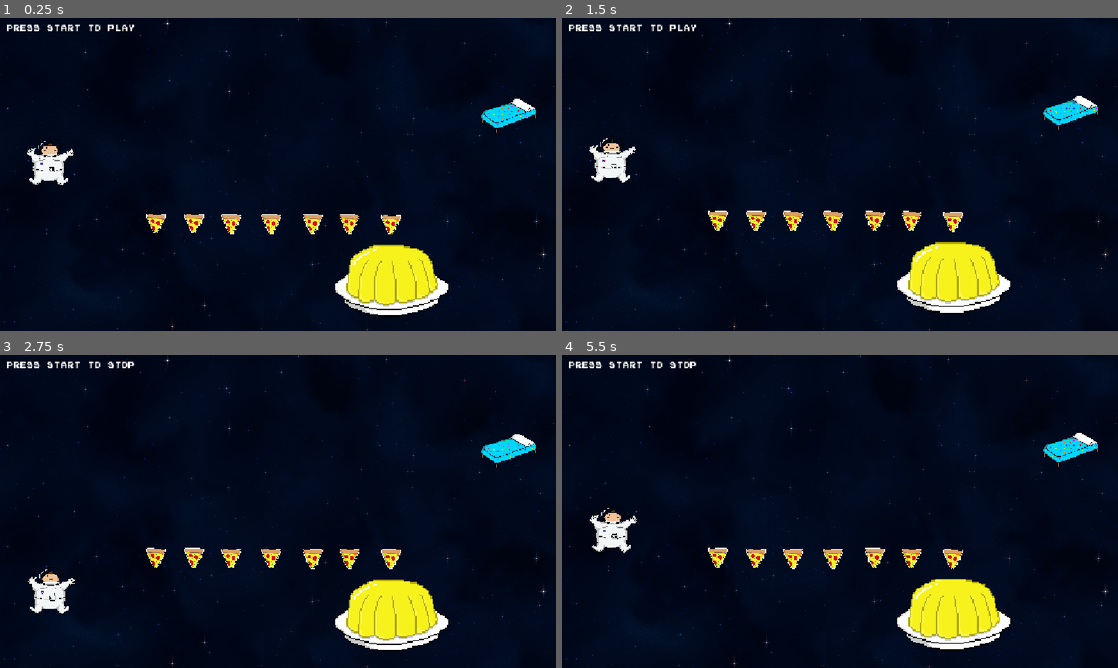
Above: before the commit, frames 1-4 (two rows, left to right).
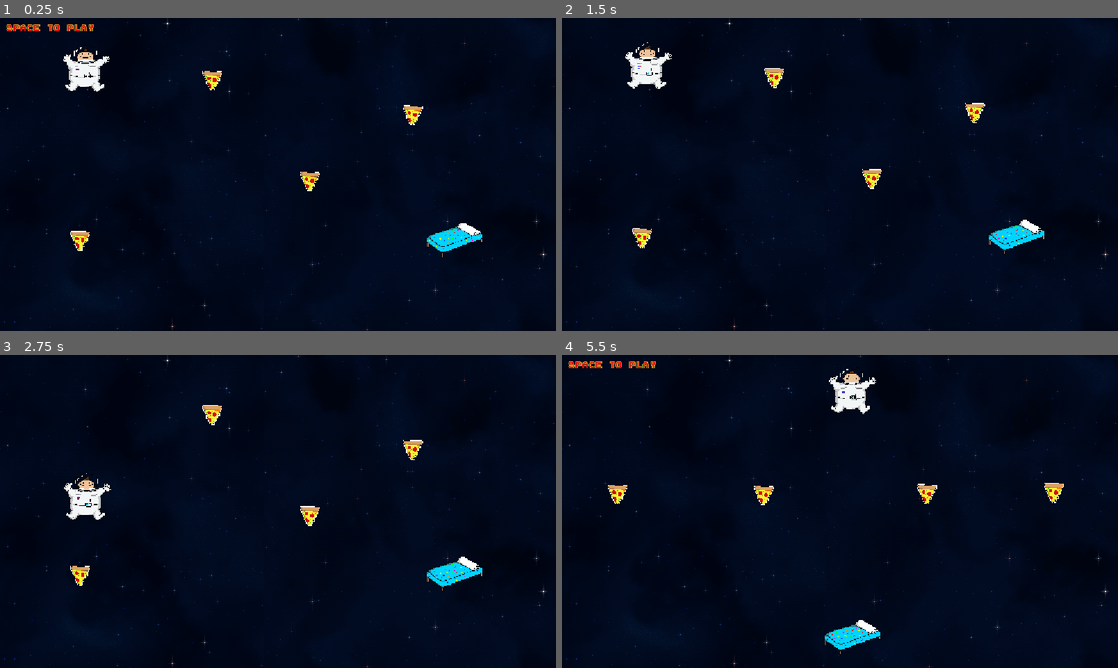
Above: after the commit, the same moments.

Repository: ivaivaiva1/desenhar_fofo
Game: Godot game, scene res://Scenes/level_manager.tscn
Same seed, same stepped clock (60 frames per second), same inputs: the game is played once before the commit and once after it.
Inputs (mouse positions are in pixels of both pictures, inside the frame that each line leads up to):
- Up to frame 1 (0.25 s): no input
- Up to frame 2 (1.5 s): tap Enter at 0.5, 1.25 s; move the mouse to (962, 158) at 0.52 s; tap Space (ui_accept) at 0.6, 0.77, 1.07, 1.35 s; click (962, 158) at 0.67 s; move the mouse to (728, 190) at 1.27 s; click (728, 190) at 1.42 s
- Up to frame 3 (2.75 s): tap Space (ui_accept) at 1.52, 1.82, 2.1 s; tap Enter at 2 s; move the mouse to (333, 442) at 2.02 s; click (333, 442) at 2.17 s
- Up to frame 4 (5.5 s): tap Enter at 2.75, 3.5, 4.25 s; move the mouse to (812, 574) at 2.77 s; tap Space (ui_accept) at 2.85, 3.02, 3.32, 3.6, 3.77, 4.07, 4.35, 4.52, 4.82, 5.1 s; click (812, 574) at 2.92 s; move the mouse to (1006, 558) at 3.52 s; click (1006, 558) at 3.67 s; tap P (ui_cancel, bound only after the commit) at 4.15 s; move the mouse to (673, 464) at 4.27 s; click (673, 464) at 4.42 s; move the mouse to (867, 511) at 5.02 s; click (867, 511) at 5.17 s

The runs differ from the first frame. In frame 1, 8.0% of the frame differs, in the area x 1-97%, y 2-96%; in frame 2, 7.9%; in frame 3, 7.9%; in frame 4, 8.0%.

Commit message:
new levels

Diff:
--- /dev/null
+++ b/Levels/Space/level05_space.tscn
@@ -0,0 +1,42 @@
+[gd_scene format=3 uid="uid://cwklkwojkhhad"]
+
+[ext_resource type="Script" uid="uid://bwk6yq56faubf" path="res://Scripts/LevelLoop/level.gd" id="1_xykxb"]
+[ext_resource type="PackedScene" uid="uid://hv0uyenq7lw7" path="res://Scenes/player_spawner.tscn" id="2_1jpvs"]
+[ext_resource type="Script" uid="uid://db02f8x44ql7e" path="res://Scripts/collectables_controller.gd" id="3_m6pc2"]
+[ext_resource type="PackedScene" uid="uid://m64lbytajtml" path="res://Scenes/cama.tscn" id="4_m615f"]
+[ext_resource type="PackedScene" uid="uid://cumvxyqe4xg4r" path="res://Scenes/collectable.tscn" id="5_wcbfp"]
+[ext_resource type="PackedScene" uid="uid://c8rqtnxypgm2q" path="res://Scenes/Entitys/pudim.tscn" id="6_kyxaq"]
+
+[node name="level05_space" type="Node2D" unique_id=1864007018]
+script = ExtResource("1_xykxb")
+
+[node name="player_spawner" parent="." unique_id=1071021330 instance=ExtResource("2_1jpvs")]
+unique_name_in_owner = true
+position = Vector2(287, 338)
+
+[node name="collectables_controller" type="Node2D" parent="." unique_id=710388454]
+unique_name_in_owner = true
+script = ExtResource("3_m6pc2")
+
+[node name="cama" parent="collectables_controller" unique_id=1009130463 instance=ExtResource("4_m615f")]
+position = Vector2(618, 559)
+
+[node name="collectable2" parent="collectables_controller" unique_id=1802923368 instance=ExtResource("5_wcbfp")]
+position = Vector2(614, 427.00003)
+
+[node name="collectable4" parent="collectables_controller" unique_id=1727619341 instance=ExtResource("5_wcbfp")]
+position = Vector2(454.00006, 97.00003)
+
+[node name="collectable5" parent="collectables_controller" unique_id=103340533 instance=ExtResource("5_wcbfp")]
+position = Vector2(618.00006, 44.00003)
+
+[node name="collectable6" parent="collectables_controller" unique_id=1322621238 instance=ExtResource("5_wcbfp")]
+position = Vector2(769.00006, 116.00003)
+
+[node name="collectable7" parent="collectables_controller" unique_id=957459890 instance=ExtResource("5_wcbfp")]
+position = Vector2(898.00006, 218.00003)
+
+[node name="pudim" parent="." unique_id=2051217350 instance=ExtResource("6_kyxaq")]
+position = Vector2(168, 543)
+rotation = 0.5235988
+pudim_force = 500.0
--- /dev/null
+++ b/Levels/Space/level06_space.tscn
@@ -0,0 +1,53 @@
+[gd_scene format=3 uid="uid://j7lymsebhxtp"]
+
+[ext_resource type="Script" uid="uid://bwk6yq56faubf" path="res://Scripts/LevelLoop/level.gd" id="1_f5ysl"]
+[ext_resource type="PackedScene" uid="uid://hv0uyenq7lw7" path="res://Scenes/player_spawner.tscn" id="2_7kydc"]
+[ext_resource type="Script" uid="uid://db02f8x44ql7e" path="res://Scripts/collectables_controller.gd" id="3_30bx0"]
+[ext_resource type="PackedScene" uid="uid://m64lbytajtml" path="res://Scenes/cama.tscn" id="4_b5lhv"]
+[ext_resource type="PackedScene" uid="uid://cumvxyqe4xg4r" path="res://Scenes/collectable.tscn" id="5_a4ni2"]
+[ext_resource type="PackedScene" uid="uid://c8rqtnxypgm2q" path="res://Scenes/Entitys/pudim.tscn" id="6_h53u1"]
+
+[node name="level06_space" type="Node2D" unique_id=1864007018]
+script = ExtResource("1_f5ysl")
+
+[node name="player_spawner" parent="." unique_id=1071021330 instance=ExtResource("2_7kydc")]
+unique_name_in_owner = true
+position = Vector2(570, 75)
+
+[node name="collectables_controller" type="Node2D" parent="." unique_id=710388454]
+unique_name_in_owner = true
+script = ExtResource("3_30bx0")
+
+[node name="cama" parent="collectables_controller" unique_id=1009130463 instance=ExtResource("4_b5lhv")]
+position = Vector2(560, 556)
+
+[node name="collectable" parent="collectables_controller" unique_id=1727619341 instance=ExtResource("5_a4ni2")]
+position = Vector2(299.00003, 324)
+
+[node name="collectable2" parent="collectables_controller" unique_id=186391876 instance=ExtResource("5_a4ni2")]
+position = Vector2(387, 324.00003)
+
+[node name="collectable3" parent="collectables_controller" unique_id=2136659725 instance=ExtResource("5_a4ni2")]
+position = Vector2(476.00003, 324.00003)
+
+[node name="collectable4" parent="collectables_controller" unique_id=1431324943 instance=ExtResource("5_a4ni2")]
+position = Vector2(576, 324.00003)
+
+[node name="collectable5" parent="collectables_controller" unique_id=1863752501 instance=ExtResource("5_a4ni2")]
+position = Vector2(675, 326)
+
+[node name="collectable6" parent="collectables_controller" unique_id=504501901 instance=ExtResource("5_a4ni2")]
+position = Vector2(768, 327)
+
+[node name="collectable7" parent="collectables_controller" unique_id=1751916215 instance=ExtResource("5_a4ni2")]
+position = Vector2(853, 326.00003)
+
+[node name="pudim" parent="." unique_id=2051217350 instance=ExtResource("6_h53u1")]
+position = Vector2(149, 324)
+rotation = 1.5707964
+pudim_force = 800.0
+
+[node name="pudim2" parent="." unique_id=540096184 instance=ExtResource("6_h53u1")]
+position = Vector2(1000, 324)
+rotation = -1.5707964
+pudim_force = 800.0
--- /dev/null
+++ b/Levels/Space/level07_space.tscn
@@ -0,0 +1,64 @@
+[gd_scene format=3 uid="uid://pty5psua345e"]
+
+[ext_resource type="Script" uid="uid://bwk6yq56faubf" path="res://Scripts/LevelLoop/level.gd" id="1_4j1qf"]
+[ext_resource type="PackedScene" uid="uid://hv0uyenq7lw7" path="res://Scenes/player_spawner.tscn" id="2_pqpwx"]
+[ext_resource type="Script" uid="uid://db02f8x44ql7e" path="res://Scripts/collectables_controller.gd" id="3_smss5"]
+[ext_resource type="PackedScene" uid="uid://m64lbytajtml" path="res://Scenes/cama.tscn" id="4_h1x8m"]
+[ext_resource type="PackedScene" uid="uid://cumvxyqe4xg4r" path="res://Scenes/collectable.tscn" id="5_knn4u"]
+[ext_resource type="PackedScene" uid="uid://c8rqtnxypgm2q" path="res://Scenes/Entitys/pudim.tscn" id="6_3tj2u"]
+
+[node name="level07_space" type="Node2D" unique_id=1864007018]
+script = ExtResource("1_4j1qf")
+
+[node name="player_spawner" parent="." unique_id=1071021330 instance=ExtResource("2_pqpwx")]
+unique_name_in_owner = true
+position = Vector2(299, 507)
+
+[node name="collectables_controller" type="Node2D" parent="." unique_id=710388454]
+unique_name_in_owner = true
+script = ExtResource("3_smss5")
+
+[node name="cama" parent="collectables_controller" unique_id=1009130463 instance=ExtResource("4_h1x8m")]
+position = Vector2(1037, 69)
+
+[node name="collectable" parent="collectables_controller" unique_id=1727619341 instance=ExtResource("5_knn4u")]
+position = Vector2(438, 515)
+
+[node name="collectable2" parent="collectables_controller" unique_id=186391876 instance=ExtResource("5_knn4u")]
+position = Vector2(563, 515)
+
+[node name="collectable3" parent="collectables_controller" unique_id=1030503670 instance=ExtResource("5_knn4u")]
+position = Vector2(698.00006, 515)
+
+[node name="collectable4" parent="collectables_controller" unique_id=1049371871 instance=ExtResource("5_knn4u")]
+position = Vector2(438, 307)
+
+[node name="collectable5" parent="collectables_controller" unique_id=1099587902 instance=ExtResource("5_knn4u")]
+position = Vector2(563, 307)
+
+[node name="collectable6" parent="collectables_controller" unique_id=819783051 instance=ExtResource("5_knn4u")]
+position = Vector2(698.00006, 307)
+
+[node name="collectable7" parent="collectables_controller" unique_id=110671762 instance=ExtResource("5_knn4u")]
+position = Vector2(438, 116)
+
+[node name="collectable8" parent="collectables_controller" unique_id=805383890 instance=ExtResource("5_knn4u")]
+position = Vector2(563, 116)
+
+[node name="collectable9" parent="collectables_controller" unique_id=1207061013 instance=ExtResource("5_knn4u")]
+position = Vector2(698.00006, 116)
+
+[node name="pudim" parent="." unique_id=2051217350 instance=ExtResource("6_3tj2u")]
+position = Vector2(120, 504)
+rotation = 1.5707964
+pudim_force = 800.0
+
+[node name="pudim3" parent="." unique_id=540096184 instance=ExtResource("6_3tj2u")]
+position = Vector2(120, 126)
+rotation = 1.5707964
+pudim_force = 800.0
+
+[node name="pudim2" parent="." unique_id=1229657528 instance=ExtResource("6_3tj2u")]
+position = Vector2(1054, 302)
+rotation = -1.5707964
+pudim_force = 800.0
--- a/Scenes/level_manager.tscn
+++ b/Scenes/level_manager.tscn
@@ -2,22 +2,18 @@
 
 [ext_resource type="Script" uid="uid://b2qlfq6dvkuqg" path="res://Scripts/LevelLoop/level_manager.gd" id="1_ci404"]
 [ext_resource type="Script" uid="uid://bop5puq6wnjdq" path="res://Scripts/LevelLoop/load_level.gd" id="2_ghtn7"]
-[ext_resource type="FontFile" uid="uid://cvngtcdy0lodq" path="res://Fonts/Super Mario Bros. NES.ttf" id="6_pakjl"]
+[ext_resource type="PackedScene" uid="uid://coxucj5dl8fh1" path="res://Scenes/state_label.tscn" id="6_pakjl"]
 [ext_resource type="Script" uid="uid://dfktrjfq4daxy" path="res://Scripts/LevelLoop/line_controller.gd" id="7_obx2n"]
 [ext_resource type="Script" uid="uid://bjkdkcl3blwmn" path="res://Scripts/LevelLoop/line_rendering.gd" id="8_hcxy8"]
 [ext_resource type="Script" uid="uid://cryc6w5ro18dn" path="res://Scripts/LevelLoop/line_collider.gd" id="9_ejytl"]
 
-[sub_resource type="FontVariation" id="FontVariation_708gi"]
-base_font = ExtResource("6_pakjl")
-
 [node name="level_manager" type="Node2D" unique_id=1942550901]
 script = ExtResource("1_ci404")
-is_testing = true
 
 [node name="load_level" type="Node2D" parent="." unique_id=306488323]
 unique_name_in_owner = true
 script = ExtResource("2_ghtn7")
-level = 4
+level = 1
 
 [node name="line_controller" type="Node2D" parent="." unique_id=1640535268]
 unique_name_in_owner = true
@@ -29,11 +25,7 @@
 [node name="line_collider" type="Node2D" parent="." unique_id=1743104282]
 script = ExtResource("9_ejytl")
 
-[node name="state_label" type="RichTextLabel" parent="." unique_id=1308438878]
-offset_right = 1152.0
-offset_bottom = 40.0
-theme_override_fonts/normal_font = SubResource("FontVariation_708gi")
-theme_override_font_sizes/normal_font_size = 14
-text = " PRESS START TO PLAY"
-vertical_alignment = 1
-metadata/_edit_use_anchors_ = true
+[node name="state_label" parent="." unique_id=23194447 instance=ExtResource("6_pakjl")]
+theme_override_colors/default_color = Color(0.8627451, 0.047058824, 0.047058824, 1)
+theme_override_colors/font_outline_color = Color(0.9843137, 0.9490196, 0.21176471, 1)
+text = " SPACE TO PLAY"
--- /dev/null
+++ b/Scenes/state_label.tscn
@@ -0,0 +1,24 @@
+[gd_scene format=3 uid="uid://coxucj5dl8fh1"]
+
+[ext_resource type="FontFile" uid="uid://cvngtcdy0lodq" path="res://Fonts/Super Mario Bros. NES.ttf" id="1_u3o5r"]
+[ext_resource type="Script" uid="uid://bihsmxg4rpvy5" path="res://Scripts/LevelLoop/state_label.gd" id="2_j1ppn"]
+
+[sub_resource type="FontVariation" id="FontVariation_708gi"]
+base_font = ExtResource("1_u3o5r")
+
+[node name="state_label" type="RichTextLabel" unique_id=23194447]
+z_index = 4096
+offset_right = 1152.0
+offset_bottom = 40.0
+theme_override_colors/font_outline_color = Color(0.69, 0.66309, 0.15180002, 1)
+theme_override_constants/outline_size = 3
+theme_override_fonts/normal_font = SubResource("FontVariation_708gi")
+theme_override_font_sizes/normal_font_size = 14
+text = " PRESS START TO PLAY"
+vertical_alignment = 1
+script = ExtResource("2_j1ppn")
+metadata/_edit_use_anchors_ = true
+
+[node name="Timer" type="Timer" parent="." unique_id=402845388]
+unique_name_in_owner = true
+wait_time = 0.8
--- a/Scripts/LevelLoop/level_manager.gd
+++ b/Scripts/LevelLoop/level_manager.gd
@@ -27,6 +27,8 @@
 
 func _process(_delta: float) -> void:
 	if current_state == GAME_STATE.ROLLING:
+		if Input.is_action_just_pressed("ui_cancel"):
+			pass_level()
 		if Input.is_action_just_pressed("ui_accept"):
 			start_drawning()
 			return
@@ -43,7 +45,7 @@
 func start_drawning():
 	current_state = GAME_STATE.DRAWNING
 	rolling_bob.auto_destroy()
-	state_label.text = (" PRESS START TO PLAY")
+	state_label.text = (" SPACE TO PLAY")
 	if load_level.level_instance == null: return
 	collectables_controller.restore_collectables()
 	player_pos.visible = true
@@ -55,7 +57,7 @@
 	current_state = GAME_STATE.ROLLING
 	spawn_bob()
 	player_pos.visible = false
-	state_label.text = (" PRESS START TO STOP")
+	state_label.text = (" SPACE TO STOP")
 
 
 func spawn_bob():
@@ -66,18 +68,19 @@
 	rolling_bob.level_manager = self as LevelManager
 
 
-enum GAME_STATE{
-	DRAWNING,
-	ROLLING
-}
-
-
 func pass_level():
 	if is_testing:
 		start_drawning()
 		return
 	load_level.free_level()
-	start_drawning()
+	if current_state == GAME_STATE.ROLLING:
+		start_drawning()
 	clear_lines.emit()
 	CurrentLevel.current_level += 1
 	load_level.do_load_level()
+
+
+enum GAME_STATE{
+	DRAWNING,
+	ROLLING
+}
--- /dev/null
+++ b/Scripts/LevelLoop/state_label.gd
@@ -0,0 +1,14 @@
+extends RichTextLabel
+
+@onready var timer: Timer = %Timer
+
+func _ready() -> void:
+	timer.start()
+	await timer.timeout
+	while(true):
+		if visible:
+			visible = false
+		else:
+			visible = true
+		timer.start()
+		await timer.timeout
--- a/Scripts/floating.gd
+++ b/Scripts/floating.gd
@@ -1,7 +1,7 @@
 extends Node2D
 
 @export var floating_object: Node2D
-@onready var start_y: float = floating_object.position.y
+@onready var start_y: float = floating_object.global_position.y
 
 @export var float_height: float = 5
 @export var float_duration: float = 1
@@ -21,14 +21,14 @@
 
 	tween.tween_property(
 		floating_object,
-		"position:y",
+		"global_position:y",
 		start_y - float_height,
 		unique_duration
 	).set_trans(Tween.TRANS_SINE).set_ease(Tween.EASE_IN_OUT)
 
 	tween.tween_property(
 		floating_object,
-		"position:y",
+		"global_position:y",
 		start_y,
 		unique_duration
 	).set_trans(Tween.TRANS_SINE).set_ease(Tween.EASE_IN_OUT)
--- a/project.godot
+++ b/project.godot
@@ -21,6 +21,7 @@
 
 [display]
 
+window/size/mode=3
 window/stretch/mode="canvas_items"
 
 [global_group]
@@ -43,6 +44,11 @@
 "events": [Object(InputEventKey,"resource_local_to_scene":false,"resource_name":"","device":-1,"window_id":0,"alt_press …(195 unchanged characters)…
 ]
 }
+ui_cancel={
+"deadzone": 0.5,
+"events": [Object(InputEventKey,"resource_local_to_scene":false,"resource_name":"","device":-1,"window_id":0,"alt_pressed":false,"shift_pressed":false,"ctrl_pressed":false,"meta_pressed":false,"pressed":false,"keycode":0,"physical_keycode":80,"key_label":0,"unicode":112,"location":0,"echo":false,"script":null)
+]
+}
 
 [physics]
 
Not shown, added: Scripts/LevelLoop/state_label.gd.uid
Not shown, changed: export_presets.cfg
